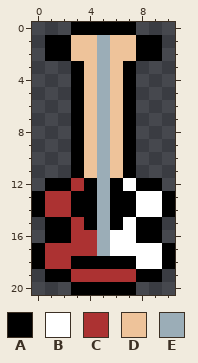
Two versions of one pixel-art file, Assets/Sprites/ElectricGuitar.aseprite. Above is the file before it was changed.
11x21 pixels, 1 frame.
Palette (. is transparent): A #000000  B #ffffff  C #ac3232  D #eec39a  E #9badb7
And afterwards:
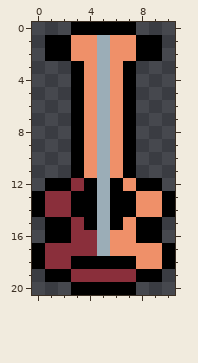
From old to new:
colour C: #ac3232 -> #8a2f3b
colour D: #eec39a -> #ef9069
y 12: x 7 B -> D
y 13..14: x 8..9 BB -> DD
y 15: x 7 B -> D
y 16: x 6..7 BB -> DD
y 17: x 6..9 BBBB -> DDDD
y 18: x 8..9 BB -> DD
Pixel boxes of the changes (left, top, right, bottom) in both pictures:
changed: (45, 35, 162, 282)
